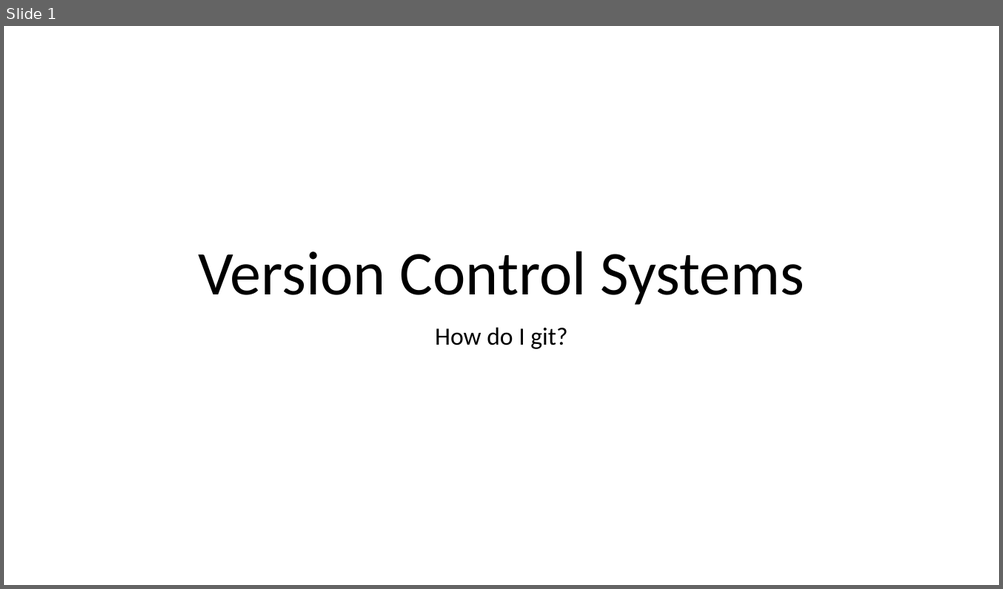
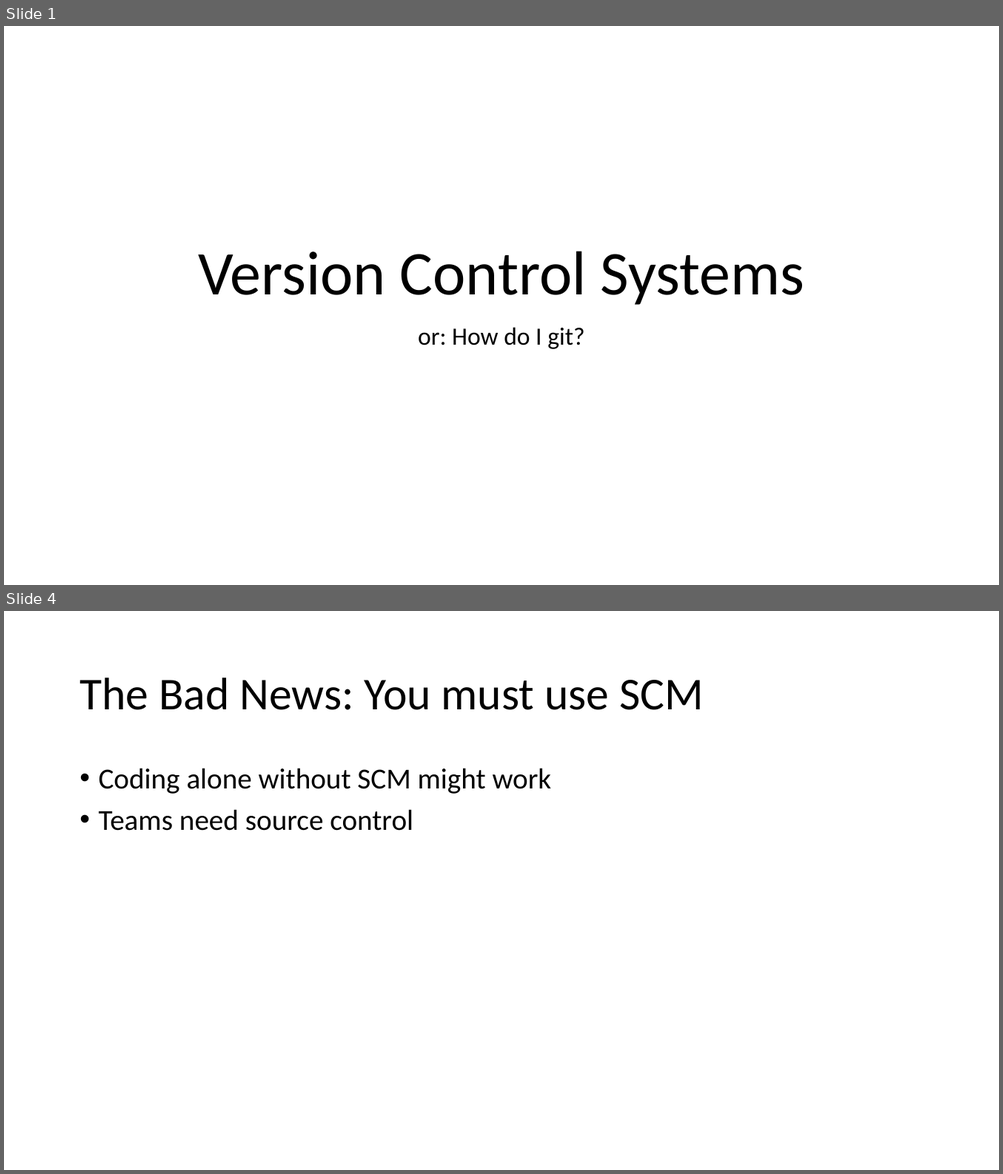
Before and after one commit to vegfetch/talk, a slide deck: cf_version_control_systems.pptx. Shown one above the other, each under a label of ours: slide 1 before the commit, slides 1 and 4 after it; the slides between them are not shown. The pictures are 1003x589 and 1003x1174 pixels, drawn with LibreOffice and Linux fonts; fonts in the diff are those of the drawing. Boxes give left, top, right and bottom in pixels: in the first picture for what was removed or moved away, otherwise in the second. Text is boxed around its words. In the diff, an @@ line names an element or a change of style, - is before the commit and + after.

```diff
--- a/cf_version_control_systems.pptx
+++ b/cf_version_control_systems.pptx
@@ slide 4 added at [4, 611, 999, 1170], background #FFFFFF @@
@@ title added at [79, 678, 703, 710], 44 pt, text #000000 @@
+The Bad News: You must use SCM
@@ text added at [99, 768, 552, 831], 28 pt, text #000000 @@
+• Coding alone without SCM might work
+• Teams need source control
@@ slide 1 changed as well @@
@@ subtitle at [418, 327, 584, 349]: text changed @@
-How do I git?
+or: How do I git?
```
Also in this commit, not shown: 2 other slides changed, 12 other slides added, 1 slide removed, 1 other file.
